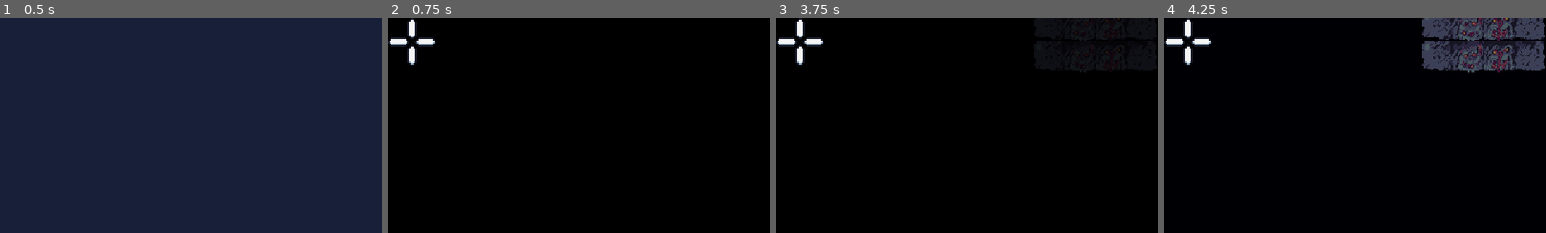
Above: before the commit, frames 1-4 (left to right).
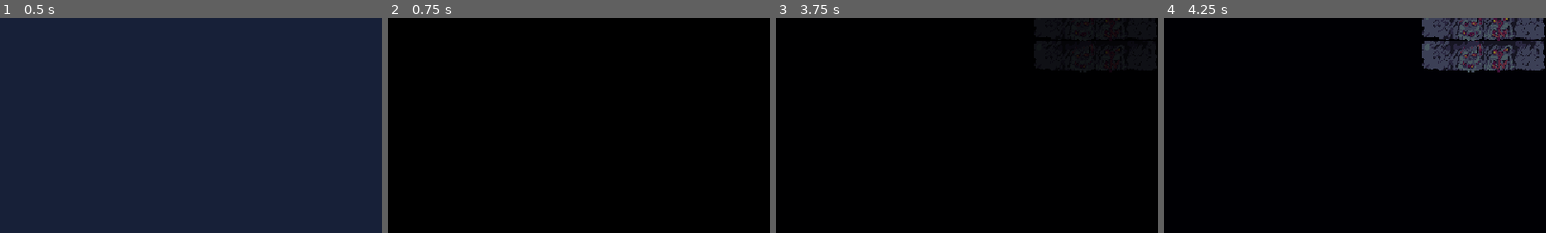
Above: after the commit, the same moments.

Repository: Yoshiip/boss-rush-jam-2024
Game: Godot game, scene res://levels/menu/menu.tscn
The game is run twice, just before and just after one commit, with the same random seed, the same clock (stepped at 60 frames per second) and the same inputs. The engine's default icon, where the game draws it, is replaced by a stand-in: a white triangle on a blue panel in a dark square.
Inputs (mouse positions are % of the whole screen's width and height, from its top left):
- Up to frame 1 (0.5 s): no input
- Up to frame 2 (0.75 s): click "Play" at 0.5 s
- Up to frame 3 (3.75 s): tap Enter at 1.25 s; move the mouse to (72, 45) at 1.27 s; press the mouse at (72, 45) at 1.28 s; hold D (move_right) 1.28-2.03 s; move the mouse to (30, 55) at 2.02 s; release the mouse at (30, 55) at 2.03 s; hold S (move_down) 2.03-2.78 s; tap M (switch_movement) at 2.1 s; move the mouse to (60, 28) at 2.77 s; hold D (move_right) 2.78-3.53 s; tap Space (weapon_toggle) at 2.85 s; move the mouse to (45, 70) at 3.52 s; hold W (move_up) from 3.53 s (still down); click (45, 70) at 3.6 s
- Up to frame 4 (4.25 s): keep holding W (move_up)
The pictures show only the part of the screen within x 0-50%, y 0-50%; the shares and areas given below are measured in that part.

Frame 1 is identical in both runs. In frame 2, 0.8% of the frame differs, in the area x 0-13%, y 0-23%; in frame 3, 0.8%; in frame 4, 0.8%.

Commit message:
added crosshair

Diff:
--- a/levels/fight/fight.gd
+++ b/levels/fight/fight.gd
@@ -43,6 +43,7 @@
 	spaceship.allow_inputs.append("dialogue")
 	dialogue.ended.connect(func ():
 		spaceship.allow_inputs.erase("dialogue")
+		Input.mouse_mode = Input.MOUSE_MODE_HIDDEN
 	)
 
 func _process(delta: float) -> void:
--- a/levels/fight/fight.tscn
+++ b/levels/fight/fight.tscn
@@ -18,6 +18,7 @@
 [ext_resource type="Script" path="res://levels/fight/game_over.gd" id="11_kn4rb"]
 [ext_resource type="TileSet" uid="uid://cxnslw8n81qkk" path="res://assets/tiles/Basic_tile_set.tres" id="13_1nrcg"]
 [ext_resource type="Texture2D" uid="uid://cvj3g8utd2nb0" path="res://assets/utils/crosshair.png" id="17_x1b4e"]
+[ext_resource type="Script" path="res://ui/crosshair.gd" id="18_rnvd0"]
 
 [sub_resource type="StyleBoxFlat" id="StyleBoxFlat_4pg6c"]
 bg_color = Color(0.156863, 0.156863, 0.156863, 0.247059)
@@ -603,11 +604,18 @@
 text = "(click to continue)"
 horizontal_alignment = 1
 
-[node name="TextureRect" type="TextureRect" parent="Canvas/Container"]
+[node name="Crosshair" type="TextureRect" parent="Canvas/Container"]
 layout_mode = 0
-offset_right = 40.0
-offset_bottom = 40.0
+offset_left = -20.0
+offset_top = -20.0
+offset_right = 20.0
+offset_bottom = 20.0
+scale = Vector2(0.6, 0.6)
+pivot_offset = Vector2(20, 20)
 texture = ExtResource("17_x1b4e")
+expand_mode = 1
+stretch_mode = 5
+script = ExtResource("18_rnvd0")
 
 [node name="Music" type="AudioStreamPlayer" parent="."]
 stream = ExtResource("9_rbswc")
--- /dev/null
+++ b/ui/crosshair.gd
@@ -0,0 +1,11 @@
+extends TextureRect
+
+
+var i := 0.0
+
+func _process(delta: float) -> void:
+	visible = Input.mouse_mode == Input.MOUSE_MODE_HIDDEN
+	position = position.lerp(get_global_mouse_position() - size*0.5, 35.0 * delta)
+	rotation += delta * 0.5
+	scale = Vector2.ONE * (0.6 + cos(i) * 0.1)
+	i += delta * 2.0
Not shown: 1 places in levels/fight/fight.tscn that only renumber resources
